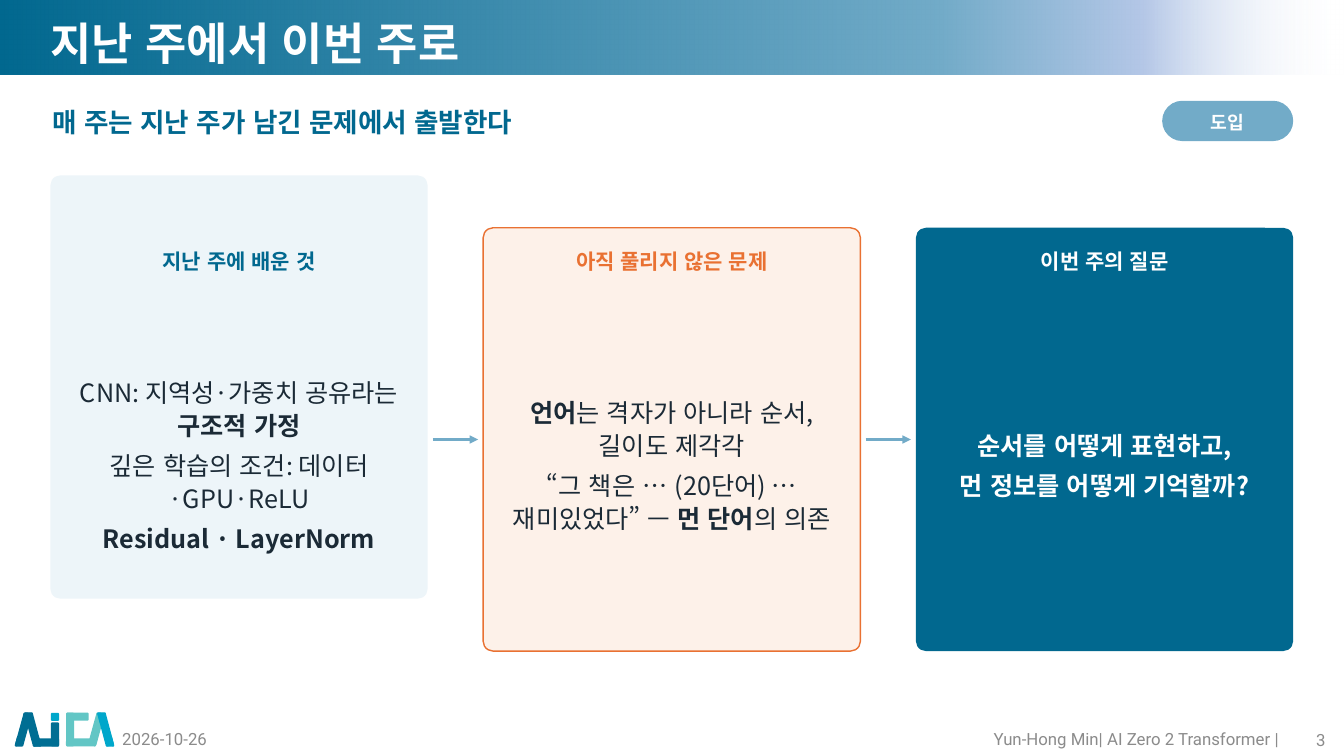
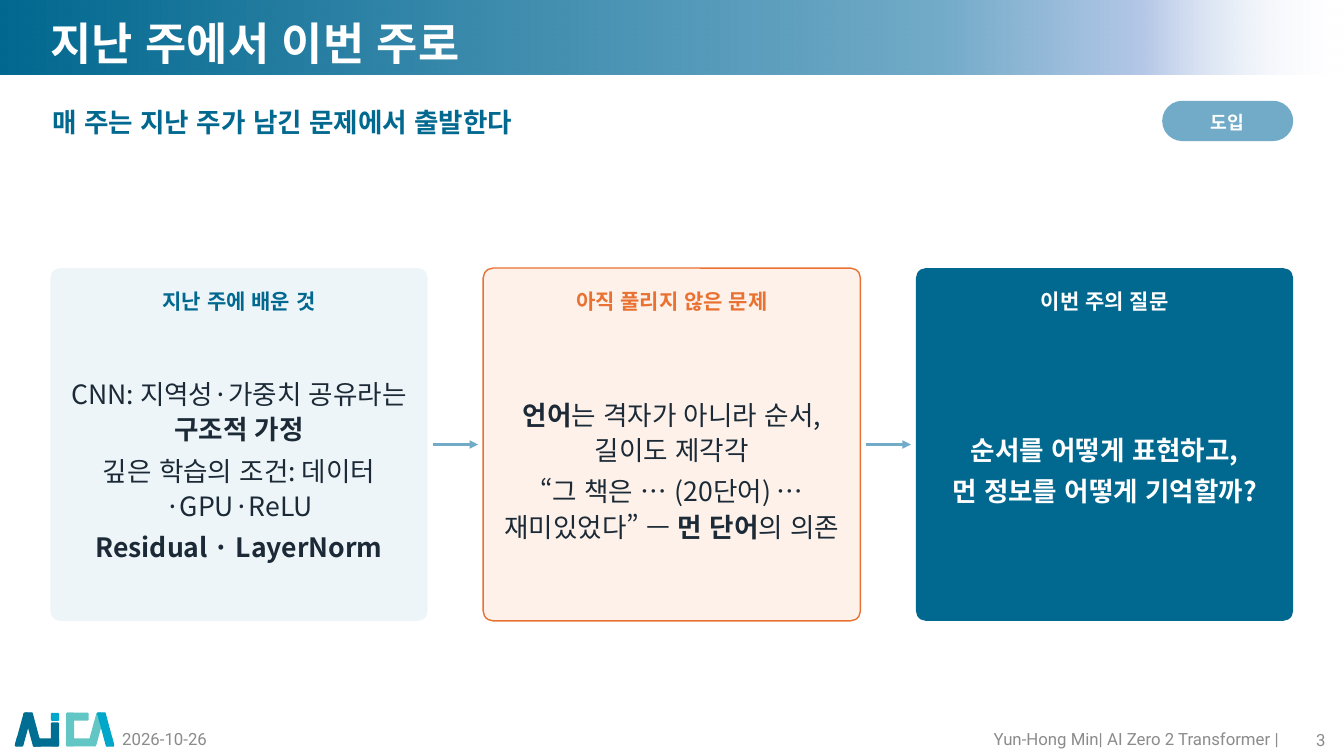
Before and after one commit to myunhh/AI-Zero-2-Transformers, a slide deck: slide 3 of lectures/week04_rnn_lstm_seq2seq.pptx. Drawn at 1344x756 pixels with LibreOffice and Linux fonts; fonts in the diff are those of the drawing; background and template pictures are left out. Boxes give left, top, right and bottom in pixels: in the first picture for what was removed or moved away, otherwise in the second. Text is boxed around its words. In the diff, an @@ line names an element or a change of style, - is before the commit and + after.

```diff
--- a/lectures/week04_rnn_lstm_seq2seq.pptx
+++ b/lectures/week04_rnn_lstm_seq2seq.pptx
@@ proportions changed in 3 elements at (483,268,860,621), (917,268,1294,621), (50,268,427,621) @@
@@ rounded rectangle: place and size @@
-rounded rectangle at (50,175,427,599)
+rounded rectangle at (50,268,427,621)
@@ rounded rectangle: place and size @@
-rounded rectangle at (483,228,860,651)
+rounded rectangle at (483,268,860,621)
@@ rounded rectangle: place and size @@
-rounded rectangle at (917,228,1294,651)
+rounded rectangle at (917,268,1294,621)
@@ 3 texts: place and size @@
-3 texts at (163,251,1169,271)
+3 texts at (163,291,1169,311)
@@ text "CNN: 지역성·가중치 공유라는 구조적 가정": place and size @@
-text "CNN: 지역성·가중치 공유라는 구조적 가정" at (80,381,398,554)
+text "CNN: 지역성·가중치 공유라는 구조적 가정" at (71,382,407,563)
@@ text "언어는 격자가 아니라 순서, 길이도 ...": place and size @@
-text "언어는 격자가 아니라 순서, 길이도 ..." at (513,401,830,531)
+text "언어는 격자가 아니라 순서, 길이도 ..." at (504,402,839,540)
@@ size 18 to 19 pt in 3 elements at (71,382,407,563), (504,402,839,540), (952,437,1256,504) @@
@@ text "순서를 어떻게 표현하고,": place and size @@
-text "순서를 어떻게 표현하고," at (960,433,1249,498)
+text "순서를 어떻게 표현하고," at (952,437,1256,504)
@@ arrow moved from (433, 440) - (478, 440) to (433, 445) - (478, 445) @@
@@ arrow moved from (866, 440) - (911, 440) to (866, 445) - (911, 445) @@
```
Also in this commit, not shown: 27 other slides changed, 14 other files.
